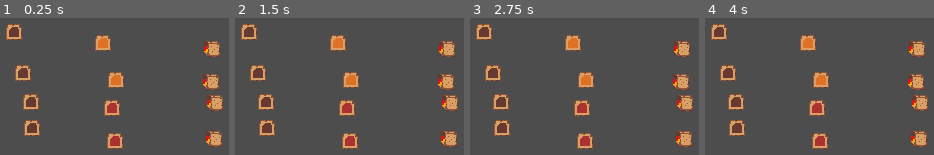
Above: before the commit, frames 1-4 (left to right).
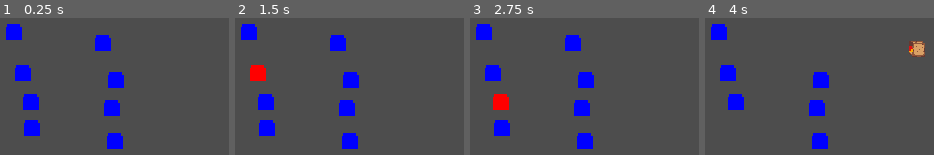
Above: after the commit, the same moments.

Repository: pocket-country/PBJ
Game: Godot game, scene res://Game_Root.tscn
Same seed, same stepped clock (60 frames per second), same inputs: the game is played once before the commit and once after it.
Inputs (mouse positions are in pixels of both pictures, inside the frame that each line leads up to):
- Up to frame 1 (0.25 s): no input
- Up to frame 2 (1.5 s): tap Enter at 0.5 s; move the mouse to (248, 31) at 0.52 s; click (248, 31) at 0.67 s; tap Space at 1.25 s; move the mouse to (257, 72) at 1.27 s; click (257, 72) at 1.42 s
- Up to frame 3 (2.75 s): tap Enter at 2 s; move the mouse to (502, 101) at 2.02 s; click (502, 101) at 2.17 s
- Up to frame 4 (4 s): tap Space at 2.75 s; move the mouse to (737, 128) at 2.77 s; click (737, 128) at 2.92 s; tap Enter at 3.5 s; move the mouse to (808, 42) at 3.52 s; click (808, 42) at 3.67 s

The runs differ from the first frame. In frame 1, 9.4% of the frame differs, in the area x 2-98%, y 4-96%; in frame 2, 9.4%; in frame 3, 9.4%; in frame 4, 8.6%.
Error before the commit: Invalid access to property or key 'material' on a base object of type 'null instance'. (res://slice.gd:6)

Commit message:
Shader basics in place but still not quite working properly

Diff:
--- a/Game_Root.tscn
+++ b/Game_Root.tscn
@@ -49,7 +49,7 @@
 position = Vector2(42, 21)
 script = ExtResource("1_7v5bd")
 
-[node name="Toast" type="Sprite2D" parent="Slice1" groups=["PeanutButter"]]
+[node name="Toast" type="Sprite2D" parent="Slice1"]
 material = SubResource("ShaderMaterial_1s6cj")
 texture = ExtResource("1_dblqq")
 
@@ -60,7 +60,7 @@
 position = Vector2(51, 62)
 script = ExtResource("1_7v5bd")
 
-[node name="Toast" type="Sprite2D" parent="Slice2" groups=["PeanutButter"]]
+[node name="Toast" type="Sprite2D" parent="Slice2"]
 material = SubResource("ShaderMaterial_c2j4q")
 texture = ExtResource("1_dblqq")
 
@@ -71,7 +71,7 @@
 position = Vector2(59, 91)
 script = ExtResource("1_7v5bd")
 
-[node name="Toast" type="Sprite2D" parent="Slice3" groups=["PeanutButter"]]
+[node name="Toast" type="Sprite2D" parent="Slice3"]
 material = SubResource("ShaderMaterial_c2j4q")
 texture = ExtResource("1_dblqq")
 
@@ -82,7 +82,7 @@
 position = Vector2(60, 117)
 script = ExtResource("1_7v5bd")
 
-[node name="Toast" type="Sprite2D" parent="Slice4" groups=["PeanutButter"]]
+[node name="Toast" type="Sprite2D" parent="Slice4"]
 material = SubResource("ShaderMaterial_c2j4q")
 texture = ExtResource("1_dblqq")
 
@@ -94,7 +94,7 @@
 position = Vector2(131, 32)
 script = ExtResource("1_7v5bd")
 
-[node name="Toast" type="Sprite2D" parent="Slice5" groups=["Marmalade"]]
+[node name="Toast" type="Sprite2D" parent="Slice5"]
 material = SubResource("ShaderMaterial_c2j4q")
 texture = ExtResource("2_7v5bd")
 
@@ -117,7 +117,7 @@
 position = Vector2(140, 97)
 script = ExtResource("1_7v5bd")
 
-[node name="Toast" type="Sprite2D" parent="Slice7" groups=["Strawberry"]]
+[node name="Toast" type="Sprite2D" parent="Slice7"]
 material = SubResource("ShaderMaterial_c2j4q")
 texture = ExtResource("3_p6n2f")
 
@@ -138,7 +138,7 @@
 [node name="Sando1" type="Area2D" parent="." groups=["Sandwich"]]
 position = Vector2(240, 38)
 
-[node name="Sprite2D" type="Sprite2D" parent="Sando1" groups=["Sandwich"]]
+[node name="Sprite2D" type="Sprite2D" parent="Sando1"]
 texture = ExtResource("7_1s6cj")
 
 [node name="Sando2" type="Area2D" parent="." groups=["Sandwich"]]
@@ -153,7 +153,7 @@
 [node name="Sprite2D" type="Sprite2D" parent="Sando3"]
 texture = ExtResource("7_1s6cj")
 
-[node name="Sando4" type="Area2D" parent="." groups=["Sandwich", "Slice"]]
+[node name="Sando4" type="Area2D" parent="." groups=["Sandwich"]]
 position = Vector2(243, 128)
 
 [node name="Sprite2D" type="Sprite2D" parent="Sando4"]
--- a/game_root.gd
+++ b/game_root.gd
@@ -26,14 +26,16 @@
 	# Connect to all the slice signals
 	for child in get_children():
 		# Check if the child is a slice node (e.g., check its group, name, or type)
-		if child.is_in_group("slices"):
+		if child.is_in_group("Slice"):
 			# Connect the child's signal (e.g., "combined") to a method in THIS root script
-			var error = child.slice_clicked.connect(_on_slice_click)
+			# these lines of code caused heartburn.  Something about strict type checking?...
+			#var toast_slice = child.get_node_or_null("Toast") as Area2D
+			var error = child.slice_clicked.connect(_on_slice_clicked)
 			if error != OK:
 				print("Error connecting signal: ", error)
 
 	# get references to all the sandwich nodes
-	sandwiches = get_tree().get_nodes_in_group("Sandwiches")
+	sandwiches = get_tree().get_nodes_in_group("Sandwich")
 	for sando in sandwiches:
 		sando.visible = false
 
@@ -42,8 +44,7 @@
 	got_j = null
 
 
-func _on_slice_click(which_slice):
-	var slice_type:String
+func _on_slice_clicked(which_slice):
 	# Get slice group
 	# And see if we've already got a slice of this type
 	if which_slice.is_in_group("PeanutButter"):
@@ -54,7 +55,7 @@
 			# Did we click on the same slice?  If so who cares.
 			# If not, switch nodes, can only have one activated
 			if which_slice != got_pb:
-				got_pb.deslect()
+				got_pb.deselect()
 				got_pb = which_slice
 				got_pb.select()
 	else: # jelly slice
@@ -63,7 +64,7 @@
 			got_j.select()
 		else:
 			if which_slice != got_pb:
-				got_pb.deslect()
+				got_pb.deselect()
 				got_pb = which_slice
 				got_pb.select()
 
--- a/slice.gd
+++ b/slice.gd
@@ -3,10 +3,17 @@
 signal slice_clicked(whoami: Area2D)
 
 # for highlighting slices via shader.  Dude I wrote shader code!
-var slice_material = $Toast.material
+@onready var slice_material = null
 
 
 func _ready():
+	# Get Sprite2D node
+	var toast_sprite = get_node("Toast")
+	# get a duplicate of the origional material so all are not shared
+	toast_sprite.material = toast_sprite.material.duplicate()
+	# cast for type safety
+	slice_material = toast_sprite.material as ShaderMaterial
+
 	# Connect the input_event signal to a custom function
 	input_event.connect(_on_input_event)
 
@@ -24,22 +31,26 @@
 
 
 func select():
+	print("In select fuction, turning on highlight")
 	slice_material.set_shader_parameter("is_highlighted", true)
 
 
 func deselect():
+	print("In deselect fuction, turning off highlight")
 	slice_material.set_shader_parameter("is_highlighted", false)
 
 
 func into_sandwich():
 	hide()
-	# something about keeping it from being able to be clicked on TODO
+	# something about keeping it from being able to be clicked on
+	monitoring = false
 
 
 func regerate():
 	show()
 	deselect()
 	#enable mouse?
+	monitoring = true
 
 	# take out of jar to spread on slice
 	if is_in_group("PeanutButter"):
--- a/slice_outline.gdshader
+++ b/slice_outline.gdshader
@@ -1,35 +1,57 @@
 shader_type canvas_item;
 
 // This uniform lets you control the highlight color from your GDScript
-uniform vec4 outline_color : source_color = vec4(1.0, 1.0, 0.0, 1.0); // Yellow
+uniform vec4 outline_color : source_color = vec4(1.0, 1.0, 0.0, 1.0); // Bright Yellow
 // This uniform lets you turn the effect ON or OFF from your GDScript
 uniform bool is_highlighted = false;
 
 void fragment() {
 	vec4 color = texture(TEXTURE, UV);
 
+	// Start by drawing the default sprite color
+	COLOR = color;
+
 	if (is_highlighted) {
-		// --- The Outline Logic ---
-		// We sample the texture at an offset of one pixel in the four cardinal directions (X and Y)
-		for (int i = -1; i <= 1; i++) {
-			for (int j = -1; j <= 1; j++) {
-				// Skip the center pixel and diagonal checks
-				if (abs(i) + abs(j) == 1) {
-					// Sample the neighboring pixel's alpha (transparency)
+
+		// We only draw outlines on the image itself.
+		if (color.a > 0.0) {
+
+			bool is_on_border = false;
+
+			for (int i = -1; i <= 1; i++) {
+				for (int j = -1; j <= 1; j++) {
+
+					// Skip the center pixel (0, 0)
+					if (i == 0 && j == 0) {
+						continue;
+					}
+
+					// Calculate the UV coordinate of the neighbor
 					vec2 neighbor_uv = UV + SCREEN_PIXEL_SIZE * vec2(float(i), float(j));
-					float neighbor_alpha = texture(TEXTURE, neighbor_uv).a;
 
-					// If the neighbor is opaque (has an image) AND the current pixel is transparent...
-					if (neighbor_alpha > 0.0 && color.a == 0.0) {
-						// ...then color the current transparent pixel with the outline color.
-						color = outline_color;
-						break;
+					// Check if the neighbor UV is outside the 0.0 to 1.0 range.
+					// This condition means we have reached the edge of the texture itself.
+					if (neighbor_uv.x < 0.0 || neighbor_uv.x > 1.0 ||
+						neighbor_uv.y < 0.0 || neighbor_uv.y > 1.0) {
+
+						is_on_border = true;
+						break; // Found the edge, no need to check other neighbors
 					}
+
 				}
+				if (is_on_border) {
+					break;
+				}
+			}
+
+			// 4. If the pixel is on the border, change its color to the highlight color
+			if (is_on_border) {
+				COLOR.rgb = outline_color.rgb; // Only modify RGB, keep original alpha/opacity
 			}
 		}
 	}
-
-	// Draw the final color (which is either the original texture color, or the outline color)
-	COLOR = color;
+COLOR.rgb = vec3(0.0, 0.0, 1.0);
+if (is_highlighted) {
+	COLOR.rgb = vec3(1.0, 0.0, 0.0);
+	}
 }
